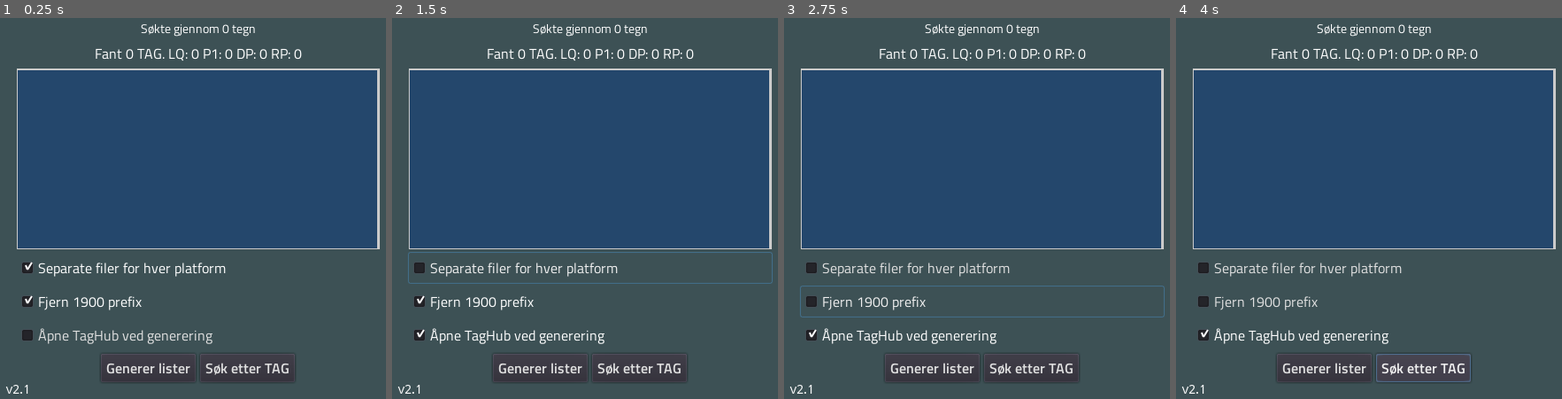
Above: before the commit, frames 1-4 (left to right).
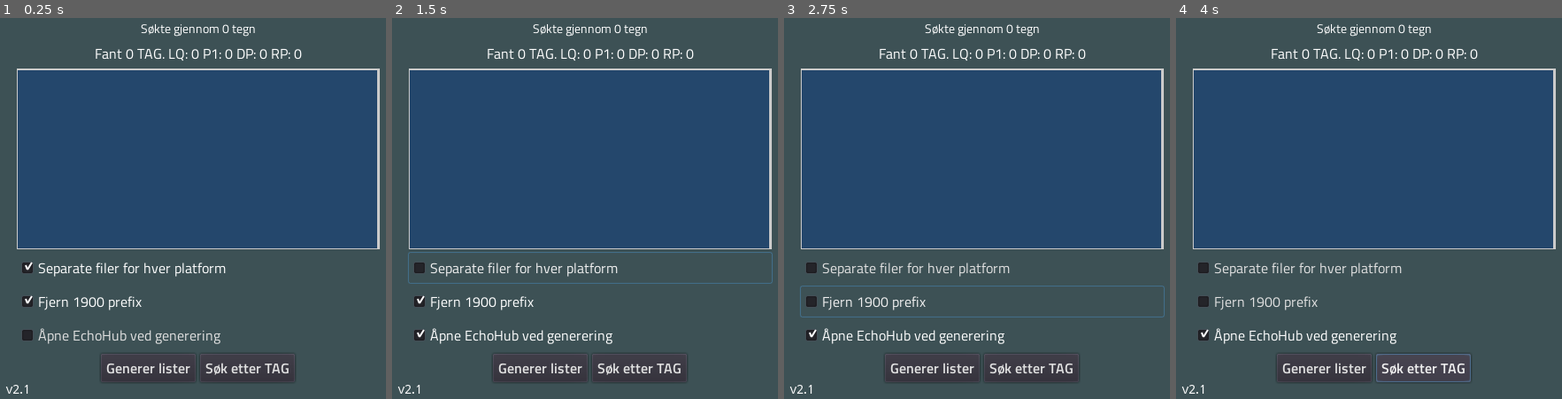
Above: after the commit, the same moments.

Repository: Keroflux/tagfinder
Game: Godot game, scene res://Control.tscn
Same seed, same stepped clock (60 frames per second), same inputs: the game is played once before the commit and once after it.
Inputs:
- Up to frame 1 (0.25 s): no input
- Up to frame 2 (1.5 s): click "Åpne TagHub ved generering" (after the commit: "Åpne EchoHub ved generering") at 0.5 s; click "Separate filer for hver platf…" at 1.25 s
- Up to frame 3 (2.75 s): click "Fjern 1900 prefix" at 2 s
- Up to frame 4 (4 s): click "Generer lister" at 2.75 s; click "Søk etter TAG" at 3.5 s

The runs differ from the first frame. In frame 1, 0.5% of the frame differs, in the area x 18-58%, y 81-86%; in frame 2, 0.5%; in frame 3, 0.5%; in frame 4, 0.5%.

Commit message:
Endret tekst fra taghub til echohub

Diff:
--- a/Control.tscn
+++ b/Control.tscn
@@ -142,7 +142,7 @@
 margin_bottom = 374.0
 hint_tooltip = "Åpener TagHub når lister blir generert"
 custom_fonts/font = SubResource( 4 )
-text = "Åpne TagHub ved generering"
+text = "Åpne EchoHub ved generering"
 __meta__ = {
 "_edit_use_anchors_": false
 }
